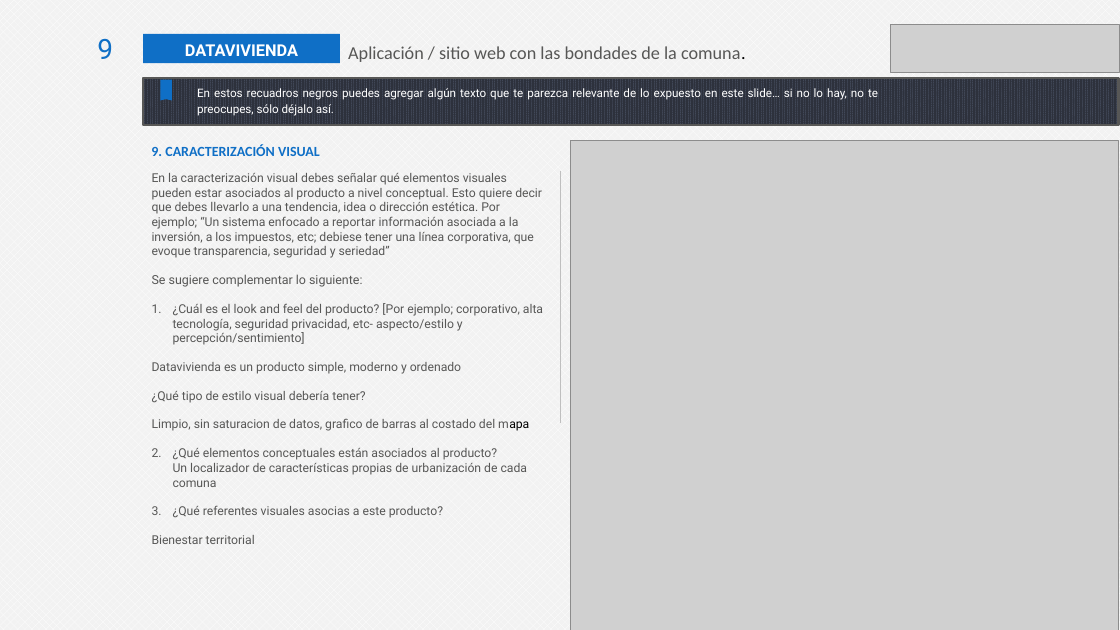
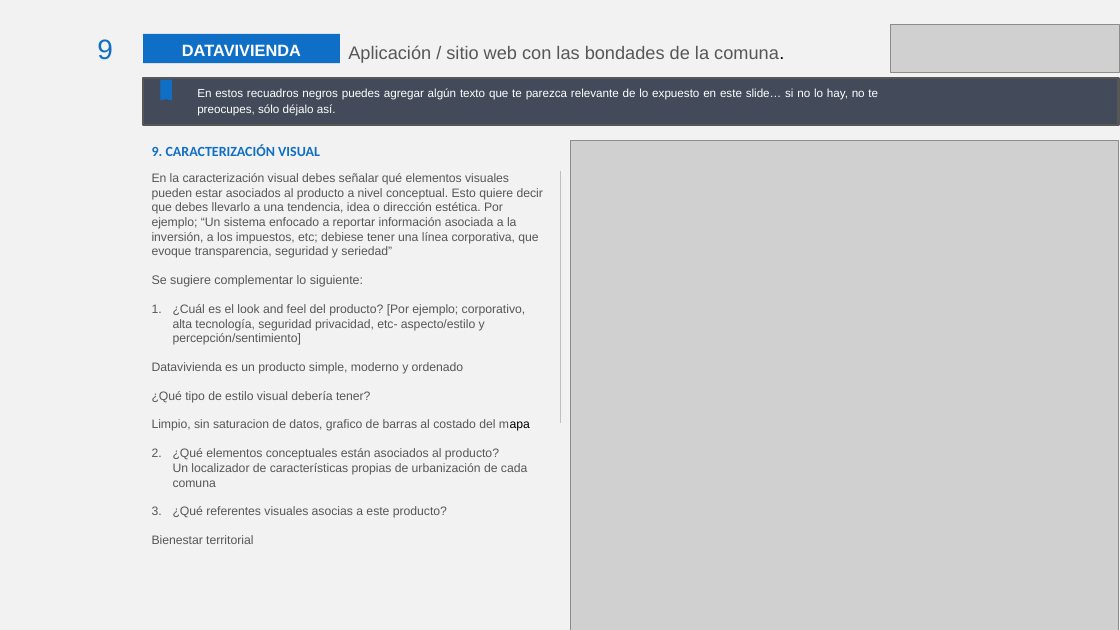
Before and after one commit to Sud-Austral/DATA-VIVIENDA, a slide deck: slide 9 of DATAVIVIENDA/Diseño DATAVIVIENDA.pptx. Drawn at 1120x630 pixels with LibreOffice and Linux fonts; fonts in the diff are those of the drawing; grey boxes stand for pictures. Boxes give left, top, right and bottom in pixels: in the first picture for what was removed or moved away, otherwise in the second. Text is boxed around its words. In the diff, an @@ line names an element or a change of style, - is before the commit and + after.

```diff
--- a/DATAVIVIENDA/Diseño DATAVIVIENDA.pptx
+++ b/DATAVIVIENDA/Diseño DATAVIVIENDA.pptx
@@ background pattern #FFFFFF on #F2F2F2 to #F2F2F2 @@
@@ text "9" at [97,39,113,60]: font Roboto to Arial @@
@@ text "Aplicación / sitio web con ..." at [348,45,784,63]: font Calibri to Arial @@
@@ rectangle "DATAVIVIENDA" at [143,34,339,63]: font Roboto to Arial @@
@@ rectangle at [143,78,1118,125]: fill pattern #2D313C on #444A5A to #434A59 @@
@@ text "En estos recuadros negros puedes ..." at [197,88,878,116]: font Roboto to Arial; less space between paragraphs @@
@@ text "En la caracterización visual debes ..." at [152,173,543,518]: font Roboto to Arial; less space between paragraphs @@
```
Also in this commit, not shown: 14 other slides changed.
